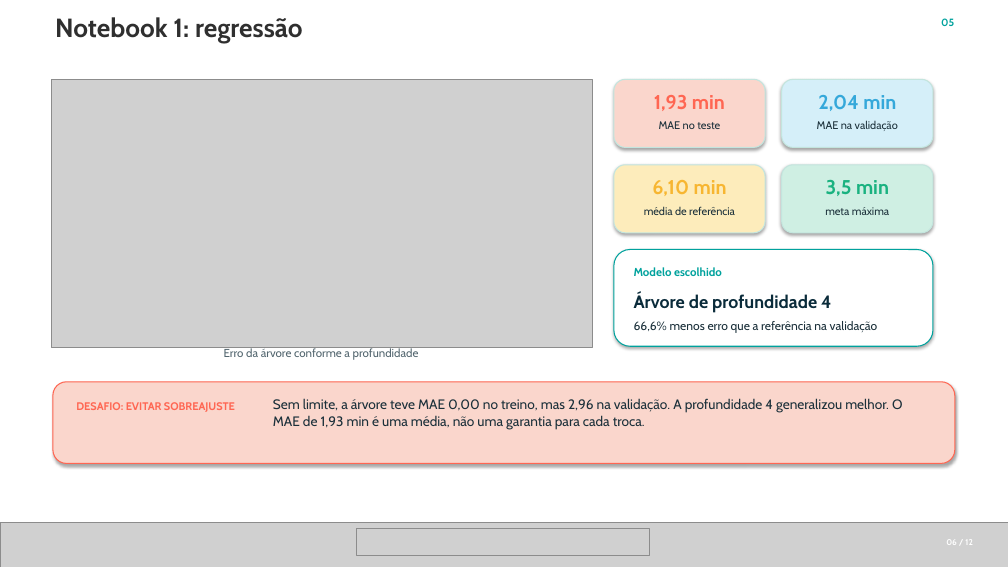
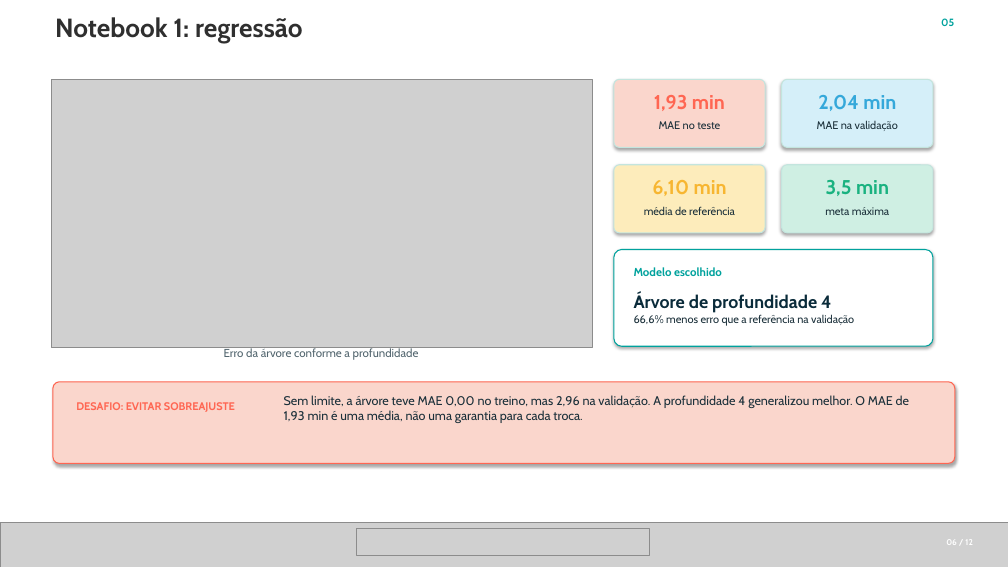
Before and after one commit to JulianaBallin/SMT-Changeover-Prediction, a slide deck: slide 6 of docs/apresentacao/apresentacao_smt_em_tempo.pptx. Drawn at 1008x567 pixels with LibreOffice and Linux fonts; fonts in the diff are those of the drawing; grey boxes stand for pictures; background and template pictures are left out. Boxes give left, top, right and bottom in pixels: in the first picture for what was removed or moved away, otherwise in the second. Text is boxed around its words. In the diff, an @@ line names an element or a change of style, - is before the commit and + after.

Commit message:
docs(slides): refine layout and spacing

```diff
--- a/docs/apresentacao/apresentacao_smt_em_tempo.pptx
+++ b/docs/apresentacao/apresentacao_smt_em_tempo.pptx
@@ text "66,6% menos erro que a ..." at (x1=634, y1=314, x2=854, y2=326): size 11.5 to 10.5 pt @@
@@ proportions changed in 6 elements at (x1=614, y1=79, x2=765, y2=147), (x1=782, y1=79, x2=933, y2=147), (x1=614, y1=165, x2=765, y2=233), (x1=782, y1=165, x2=933, y2=233), (x1=614, y1=250, x2=933, y2=346), (x1=53, y1=382, x2=955, y2=464) @@
@@ text "Sem limite, a árvore teve ..." moved from (x1=273, y1=398, x2=902, y2=430) to (x1=284, y1=395, x2=909, y2=423) @@
@@ text "Sem limite, a árvore teve ..." at (x1=284, y1=395, x2=909, y2=423): size 13 to 12 pt @@
```
Also in this commit, not shown: 9 other slides changed, 2 other files.
